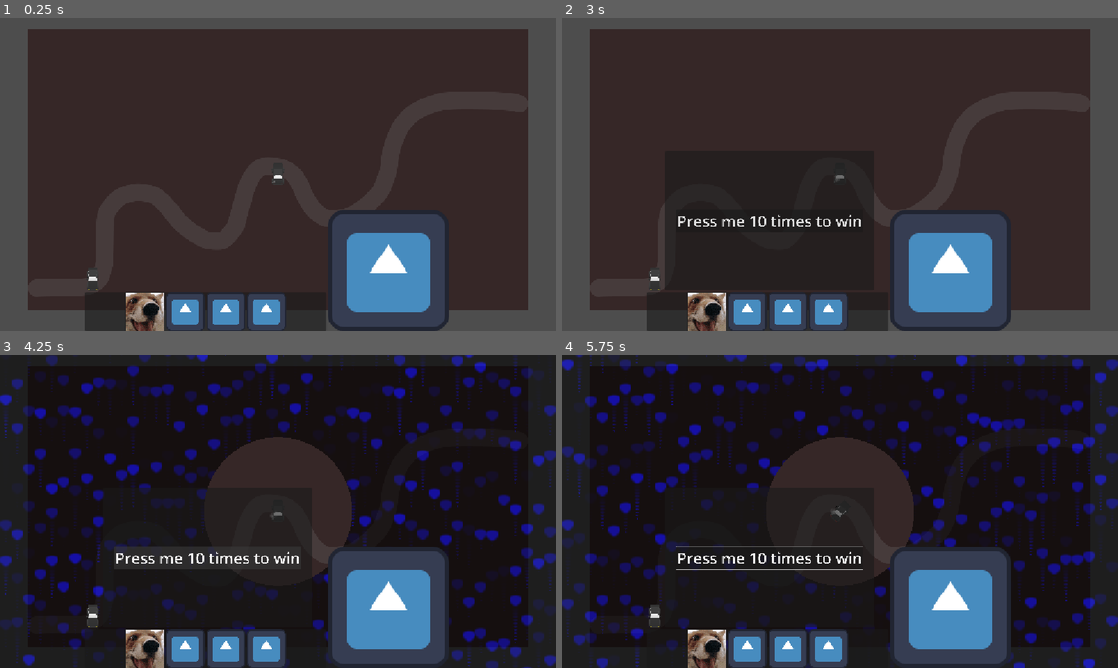
Above: before the commit, frames 1-4 (two rows, left to right).
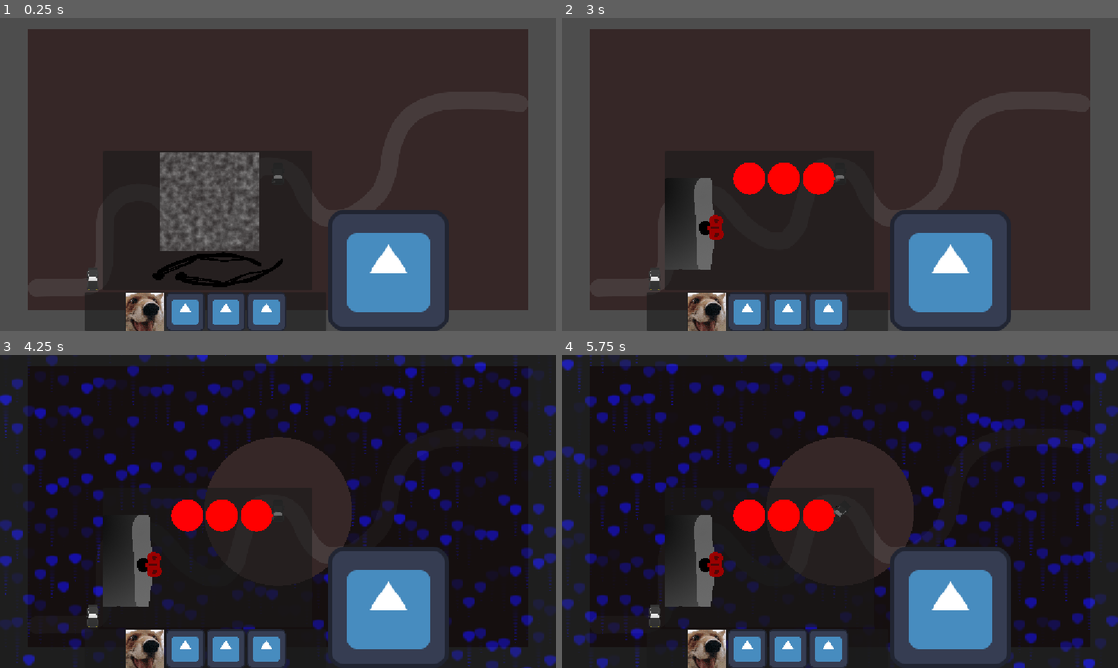
Above: after the commit, the same moments.

Repository: DBorgKiwami/game-jam-2
Game: Godot game, scene res://levels/testlevel.tscn
Same seed, same stepped clock (60 frames per second), same inputs: the game is played once before the commit and once after it. The engine's default icon, where the game draws it, is replaced by a stand-in: a white triangle on a blue panel in a dark square.
Inputs (mouse positions are in pixels of both pictures, inside the frame that each line leads up to):
- Up to frame 1 (0.25 s): no input
- Up to frame 2 (3 s): click (706, 312) at 0.5 s; click (745, 312) at 1.25 s; click (789, 312) at 2 s; click (828, 312) at 2.75 s
- Up to frame 3 (4.25 s): click (205, 558) at 3.5 s, where only the run before the commit has a clickable "Press me 10 times to win"
- Up to frame 4 (5.75 s): move the mouse to (962, 495) at 4.27 s; press the mouse at (962, 495) at 4.28 s; hold Right (turn_right) 4.28-5.03 s; move the mouse to (728, 527) at 5.02 s; release the mouse at (728, 527) at 5.03 s; hold Space (brakes) from 5.03 s (still down); tap Up (gas_pedal) at 5.1 s; click (728, 527) at 5.3 s

The runs differ from the first frame. In frame 1, 6.9% of the frame differs, in the area x 18-57%, y 42-86%; in frame 2, 2.9%; in frame 3, 3.4%; in frame 4, 3.5%.

Commit message:
Basic windshield minigame added

Diff:
--- a/globals/player_stats.gd
+++ b/globals/player_stats.gd
@@ -5,5 +5,5 @@
 func _ready() -> void:
 	pass # Replace with function body.
 
-func _process(delta: float) -> void:
-	print("health ", roundf(health))
+#func _process(delta: float) -> void:
+	#print("health ", roundf(health))
--- /dev/null
+++ b/minigames/windshield.gd
@@ -0,0 +1,49 @@
+extends Node2D
+
+@onready var l_wind_shield: Sprite2D = $"Windshield Interactibles/LWindShield"
+@onready var r_wind_shield: Sprite2D = $"Windshield Interactibles/RWindShield"
+@onready var fog: Sprite2D = $Fog
+
+@export var l_shield_min_rot : int
+@export var l_shield_max_rot : int
+@export var r_shield_min_rot : int
+@export var r_shield_max_rot : int
+var wshield_has_mouse = false
+var beingClicked = false
+var started := false
+var fog_tween: Tween
+
+func reset() -> void:
+	if fog_tween: fog_tween.kill()
+	fog.modulate.a = 1.0
+	started = false
+
+func _on_area_2d_mouse_entered() -> void:
+	wshield_has_mouse = true
+	#print("mouse in")
+
+func _on_area_2d_mouse_exited() -> void:
+	wshield_has_mouse = false
+	#print("mouse out")
+
+func _physics_process(delta: float) -> void:
+	if visible:
+		if (Input.is_action_pressed("left_click") and wshield_has_mouse) or beingClicked:
+			beingClicked = true
+			started = true
+			l_wind_shield.rotation_degrees += (Input.get_last_mouse_velocity().x)/100
+			l_wind_shield.rotation_degrees = clamp(l_wind_shield.rotation_degrees, l_shield_min_rot, l_shield_max_rot)
+			r_wind_shield.rotation_degrees += (Input.get_last_mouse_velocity().x)/100
+			r_wind_shield.rotation_degrees = clamp(r_wind_shield.rotation_degrees, r_shield_min_rot, r_shield_max_rot)
+		if Input.is_action_just_released("left_click"):
+			beingClicked = false
+
+func _on_fog_area_2d_entered(area: Area2D) -> void:
+	if visible and started:
+		var target = fog.modulate.a - 0.05
+		if fog_tween: fog_tween.kill()
+		fog_tween = create_tween()
+		fog_tween.tween_property(fog, "modulate:a", target, 0.1)
+		if target <= 0:
+			SignalBus.part_repaired.emit(0)
+			reset()
--- /dev/null
+++ b/minigames/windshield.tscn
@@ -0,0 +1,81 @@
+[gd_scene format=3 uid="uid://dh8s2kyvn520g"]
+
+[ext_resource type="Script" uid="uid://ckcppo6kfrenh" path="res://minigames/windshield.gd" id="1_7pmbe"]
+[ext_resource type="Texture2D" uid="uid://chnevs7bbylrr" path="res://images/wind_shield.png" id="2_fqfgp"]
+[ext_resource type="Texture2D" uid="uid://dignekr3rbv8n" path="res://images/dirt_texture.png" id="3_7pmbe"]
+
+[sub_resource type="RectangleShape2D" id="RectangleShape2D_7pmbe"]
+size = Vector2(505, 515)
+
+[node name="Windshield" type="Node2D" unique_id=1467513764]
+script = ExtResource("1_7pmbe")
+l_shield_min_rot = -100
+l_shield_max_rot = 15
+r_shield_min_rot = 30
+r_shield_max_rot = 150
+
+[node name="Windshield Interactibles" type="Node2D" parent="." unique_id=1100404298]
+position = Vector2(-671, -222)
+
+[node name="LWindShield" type="Sprite2D" parent="Windshield Interactibles" unique_id=1418928990]
+position = Vector2(454.2897, 494.6634)
+rotation = 0.2617994
+scale = Vector2(0.515, 0.515)
+texture = ExtResource("2_fqfgp")
+offset = Vector2(380.28, -319.395)
+
+[node name="LWindShieldArea2D" type="Area2D" parent="Windshield Interactibles/LWindShield" unique_id=618704405]
+position = Vector2(379.2206, -314.2857)
+
+[node name="CollisionPolygon2D" type="CollisionPolygon2D" parent="Windshield Interactibles/LWindShield/LWindShieldArea2D" unique_id=31939675]
+visible = false
+position = Vector2(-379.2207, 314.28577)
+polygon = PackedVector2Array(685.78, -382.495, 685.78, -380.79498, 513.07996, -369.395, 507.07996, -369.395, 268.97998, -287.395, 264.68, -287.395, -33.320007, -81.39499, -37.320007, -81.39499, -102.22, 7.305023, -102.22, 10.305023, -128.32, 28.605011, -141.41998, 28.605011, -120.22, 77.704956, -120.22, 85.704956, -44.71997, 92.60498, -37.52002, 92.60498, 2.4799805, 43.60501, 11.47998, 43.60501, 3.7800293, 11.805023, 218.07996, -149.39499, 221.18, -149.39499, 278.78003, -212.29501, 544.68005, -253.39499, 551.68005, -253.39499, 742.88, -326.895, 895.0801, -305.395, 903.68005, -305.395, 913.68005, -318.395, 925.98, -318.395, 910.78, -348.79498, 910.78, -354.69498, 841.78, -376.69498, 841.78, -380.29498)
+
+[node name="RWindShield" type="Sprite2D" parent="Windshield Interactibles" unique_id=1761244245]
+position = Vector2(564, 515.99994)
+rotation = 2.6179938
+scale = Vector2(0.515, 0.515)
+texture = ExtResource("2_fqfgp")
+offset = Vector2(-400, -319.395)
+flip_h = true
+
+[node name="RWindShieldArea2D" type="Area2D" parent="Windshield Interactibles/RWindShield" unique_id=1234046269]
+position = Vector2(379.2206, -314.2857)
+
+[node name="CollisionPolygon2D" type="CollisionPolygon2D" parent="Windshield Interactibles/RWindShield/RWindShieldArea2D" unique_id=789630014]
+visible = false
+position = Vector2(-379.2207, 314.28552)
+polygon = PackedVector2Array(-705.5, -382.495, -705.5, -380.79498, -532.8, -369.395, -526.8, -369.395, -288.7, -287.395, -284.40002, -287.395, 13.599976, -81.39499, 17.599976, -81.39499, 82.5, 7.305023, 82.5, 10.305023, 108.599976, 28.605011, 121.69995, 28.605011, 100.5, 77.704956, 100.5, 85.704956, 25, 92.60498, 17.799988, 92.60498, -22.200012, 43.60501, -31.200012, 43.60501, -23.5, 11.805023, -237.79999, -149.39499, -240.90002, -149.39499, -298.5, -212.29501, -564.4, -253.39499, -571.4, -253.39499, -762.6, -326.895, -914.80005, -305.395, -923.4, -305.395, -933.4, -318.395, -945.69995, -318.395, -930.5, -348.79498, -930.5, -354.69498, -861.5, -376.69498, -861.5, -380.29498)
+
+[node name="Panel" type="Panel" parent="." unique_id=1473536304]
+z_index = -1
+custom_minimum_size = Vector2(1080, 720)
+anchors_preset = 8
+anchor_left = 0.5
+anchor_top = 0.5
+anchor_right = 0.5
+anchor_bottom = 0.5
+offset_left = -540.0
+offset_top = -360.0
+offset_right = 540.0
+offset_bottom = 360.0
+grow_horizontal = 2
+grow_vertical = 2
+mouse_filter = 2
+
+[node name="Fog" type="Sprite2D" parent="." unique_id=1711576771]
+position = Vector2(12, -99)
+texture = ExtResource("3_7pmbe")
+
+[node name="Area2D" type="Area2D" parent="Fog" unique_id=874138189]
+
+[node name="CollisionShape2D" type="CollisionShape2D" parent="Fog/Area2D" unique_id=2033265881]
+position = Vector2(0.5, -5.5)
+shape = SubResource("RectangleShape2D_7pmbe")
+
+[connection signal="mouse_entered" from="Windshield Interactibles/LWindShield/LWindShieldArea2D" to="." method="_on_area_2d_mouse_entered"]
+[connection signal="mouse_exited" from="Windshield Interactibles/LWindShield/LWindShieldArea2D" to="." method="_on_area_2d_mouse_exited"]
+[connection signal="mouse_entered" from="Windshield Interactibles/RWindShield/RWindShieldArea2D" to="." method="_on_area_2d_mouse_entered"]
+[connection signal="mouse_exited" from="Windshield Interactibles/RWindShield/RWindShieldArea2D" to="." method="_on_area_2d_mouse_exited"]
+[connection signal="area_entered" from="Fog/Area2D" to="." method="_on_fog_area_2d_entered"]
--- a/ui/toolbar.tscn
+++ b/ui/toolbar.tscn
@@ -8,6 +8,7 @@
 [ext_resource type="PackedScene" uid="uid://c0q51j3dsg355" path="res://minigames/radio.tscn" id="5_e376i"]
 [ext_resource type="PackedScene" uid="uid://c5xku7oeeh1x8" path="res://minigames/heater.tscn" id="6_4dapg"]
 [ext_resource type="PackedScene" uid="uid://dws7xuqu0hx5" path="res://minigames/engines.tscn" id="8_vh3at"]
+[ext_resource type="PackedScene" uid="uid://dh8s2kyvn520g" path="res://minigames/windshield.tscn" id="9_m6d4s"]
 
 [node name="Toolbar" type="CanvasLayer" unique_id=1357045452]
 script = ExtResource("1_ata6n")
@@ -116,8 +117,7 @@
 scale = Vector2(0.4, 0.4)
 transform = Transform2D(0.4, 0, 0, 0.4, 430, 420)
 
-[node name="Testminigame" parent="MinigameContainer" unique_id=1738096528 instance=ExtResource("2_gb7al")]
-visible = false
+[node name="Windshield" parent="MinigameContainer" unique_id=498169465 instance=ExtResource("9_m6d4s")]
 
 [node name="Radio" parent="MinigameContainer" unique_id=1467513764 instance=ExtResource("5_e376i")]
 visible = false
@@ -125,10 +125,10 @@
 [node name="Heater" parent="MinigameContainer" unique_id=1334399775 instance=ExtResource("6_4dapg")]
 visible = false
 
-[node name="Testminigame2" parent="MinigameContainer" unique_id=479206221 instance=ExtResource("2_gb7al")]
-visible = false
-
 [node name="Engine" parent="MinigameContainer" unique_id=1211425801 instance=ExtResource("8_vh3at")]
 visible = false
 
+[node name="Testminigame" parent="MinigameContainer" unique_id=1738096528 instance=ExtResource("2_gb7al")]
+visible = false
+
 [connection signal="pressed" from="ToolbarAndWheel/Toolbar/Return" to="." method="_on_return_pressed"]
Binary file added: images/wind_shield.png
Not shown, added: images/wind_shield.png.import
Not shown, added: minigames/windshield.gd.uid
